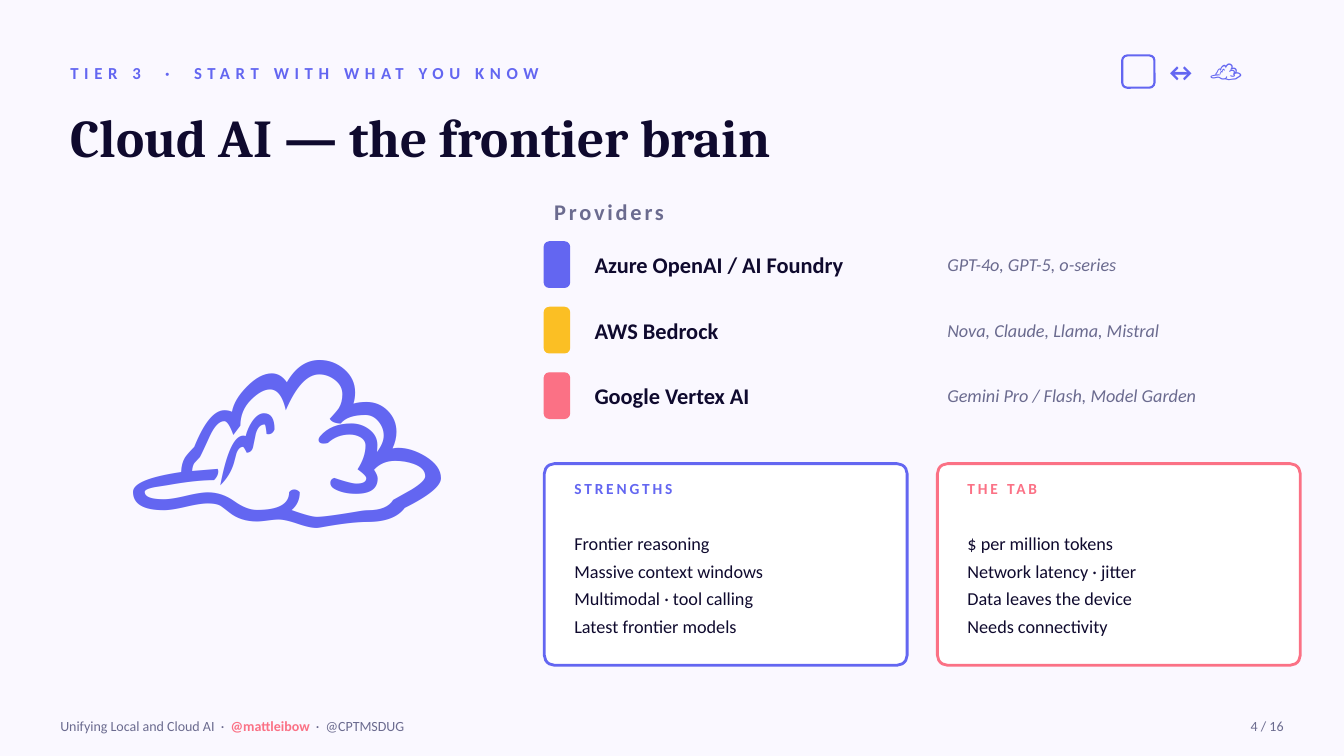
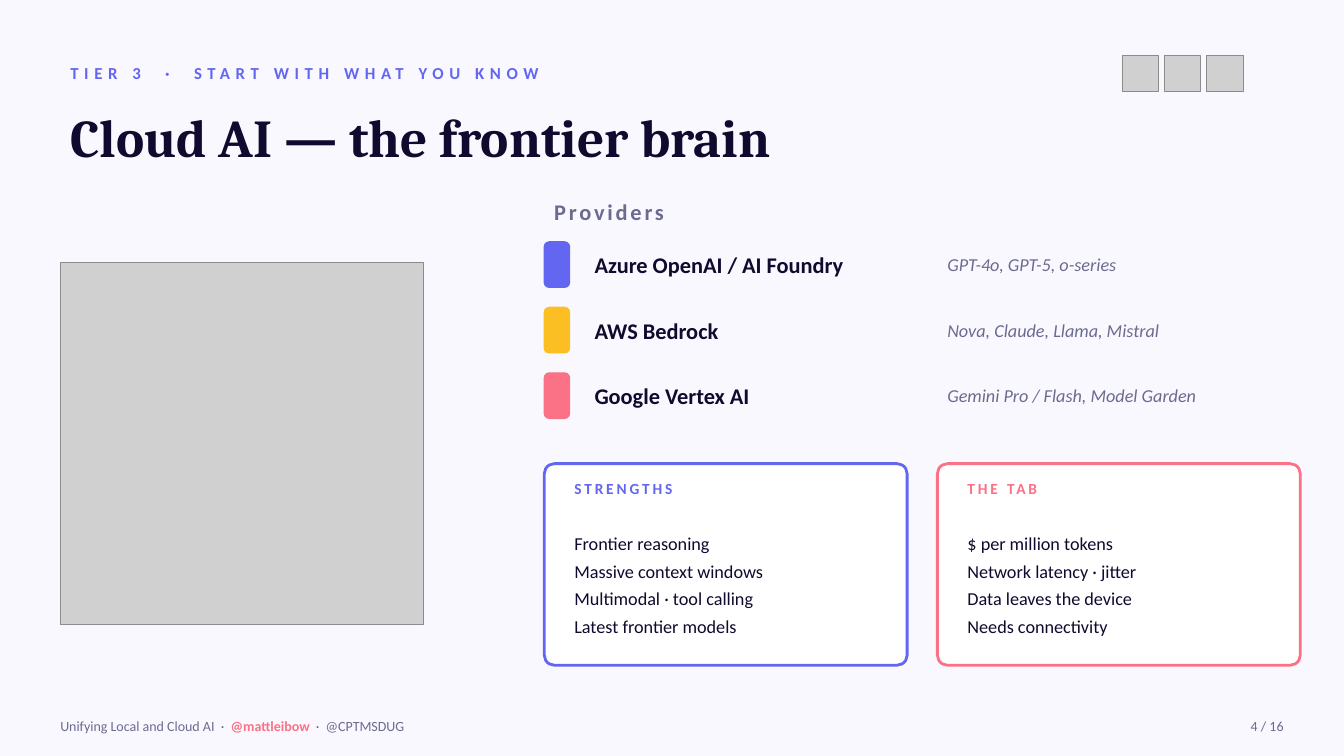
Before and after one commit to mattleibow/cptmsdug-local-cloud-agent-framework, a slide deck: slide 4 of slides/Unifying-Local-Cloud-AI.pptx. Drawn at 1344x756 pixels with LibreOffice and Linux fonts; fonts in the diff are those of the drawing; grey boxes stand for pictures. Boxes give left, top, right and bottom in pixels: in the first picture for what was removed or moved away, otherwise in the second. Text is boxed around its words. In the diff, an @@ line names an element or a change of style, - is before the commit and + after.

```diff
--- a/slides/Unifying-Local-Cloud-AI.pptx
+++ b/slides/Unifying-Local-Cloud-AI.pptx
@@ rounded rectangle removed at (1122, 55, 1154, 88) @@
@@ picture added at (1122, 55, 1158, 92) @@
@@ text removed at (1154, 50, 1200, 93) @@
-↔
@@ picture added at (1165, 55, 1201, 92) @@
@@ text removed at (1201, 47, 1246, 98) @@
-☁
@@ picture added at (1207, 55, 1243, 92) @@
@@ text removed at (60, 242, 514, 645) @@
-☁
@@ picture added at (60, 262, 423, 625) @@
```
Also in this commit, not shown: 14 other slides changed, 1 other file.
